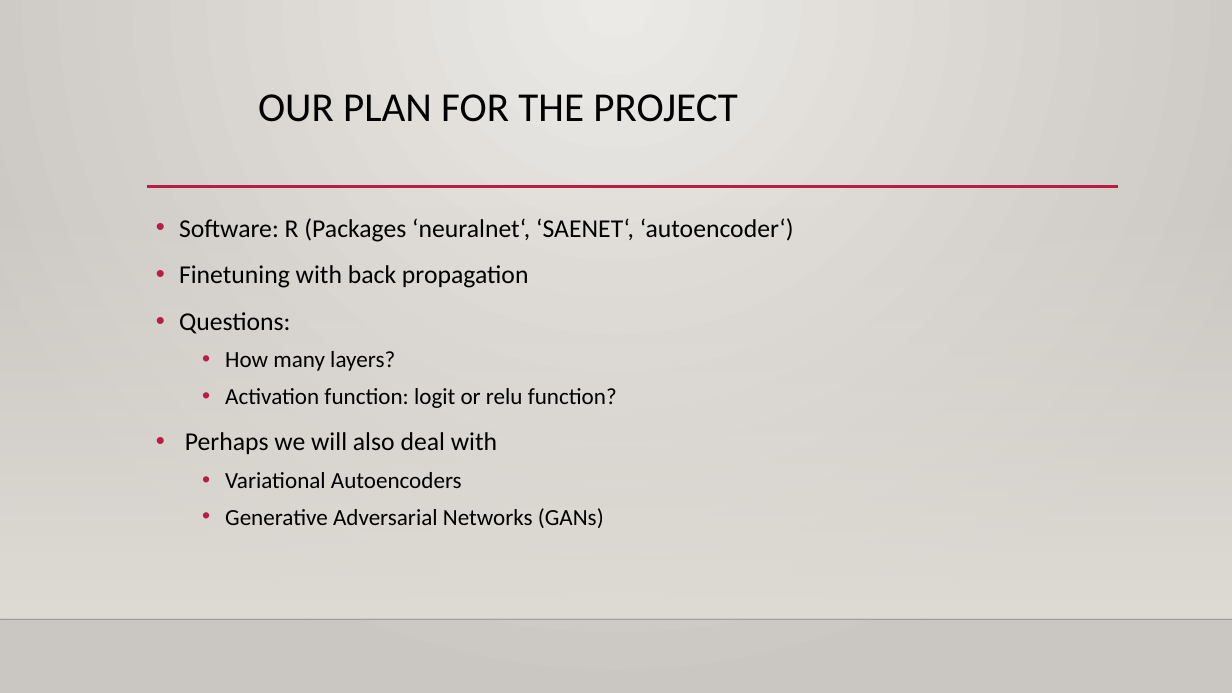
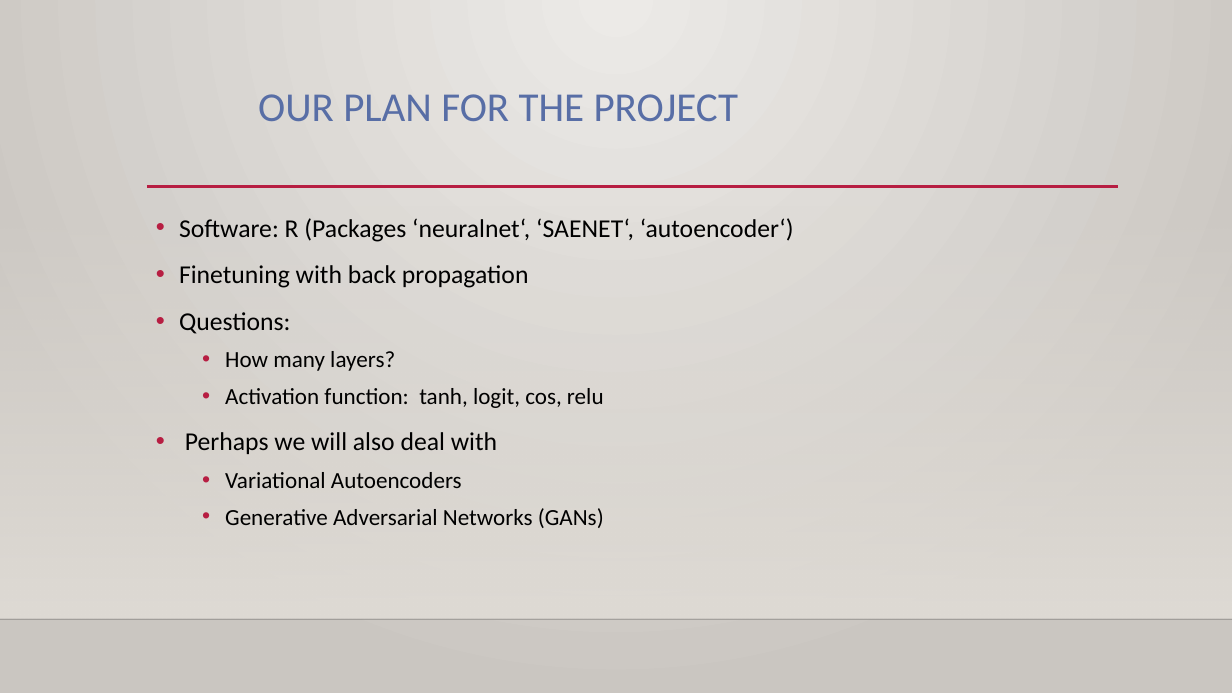
Before and after one commit to philippgrafendorfe/stackedautoencoders, a slide deck: slide 5 of PowerPoint.pptx. Drawn at 1232x693 pixels with LibreOffice and Linux fonts; fonts in the diff are those of the drawing; background and template pictures are left out. Boxes give left, top, right and bottom in pixels: in the first picture for what was removed or moved away, otherwise in the second. Text is boxed around its words. In the diff, an @@ line names an element or a change of style, - is before the commit and + after.

```diff
--- a/PowerPoint.pptx
+++ b/PowerPoint.pptx
@@ title "OUR PLAN FOR THE PROJECT" at box(258, 94, 739, 121): text colour #000000 to #586EA6 @@
@@ text at box(225, 388, 604, 408): text changed @@
-  • Activation function: logit or relu function?
+  • Activation function: tanh, logit, cos, relu
```
Also in this commit, not shown: 3 other slides changed, 2 other files.
